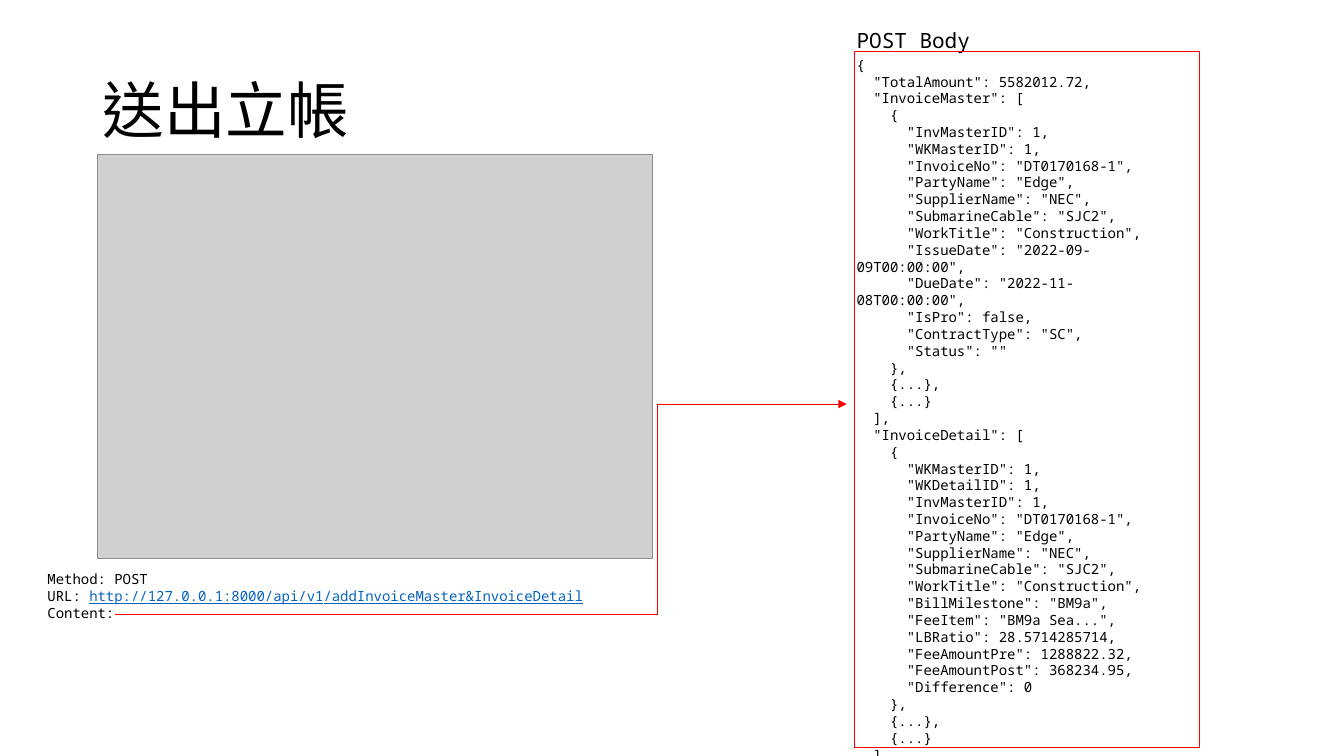
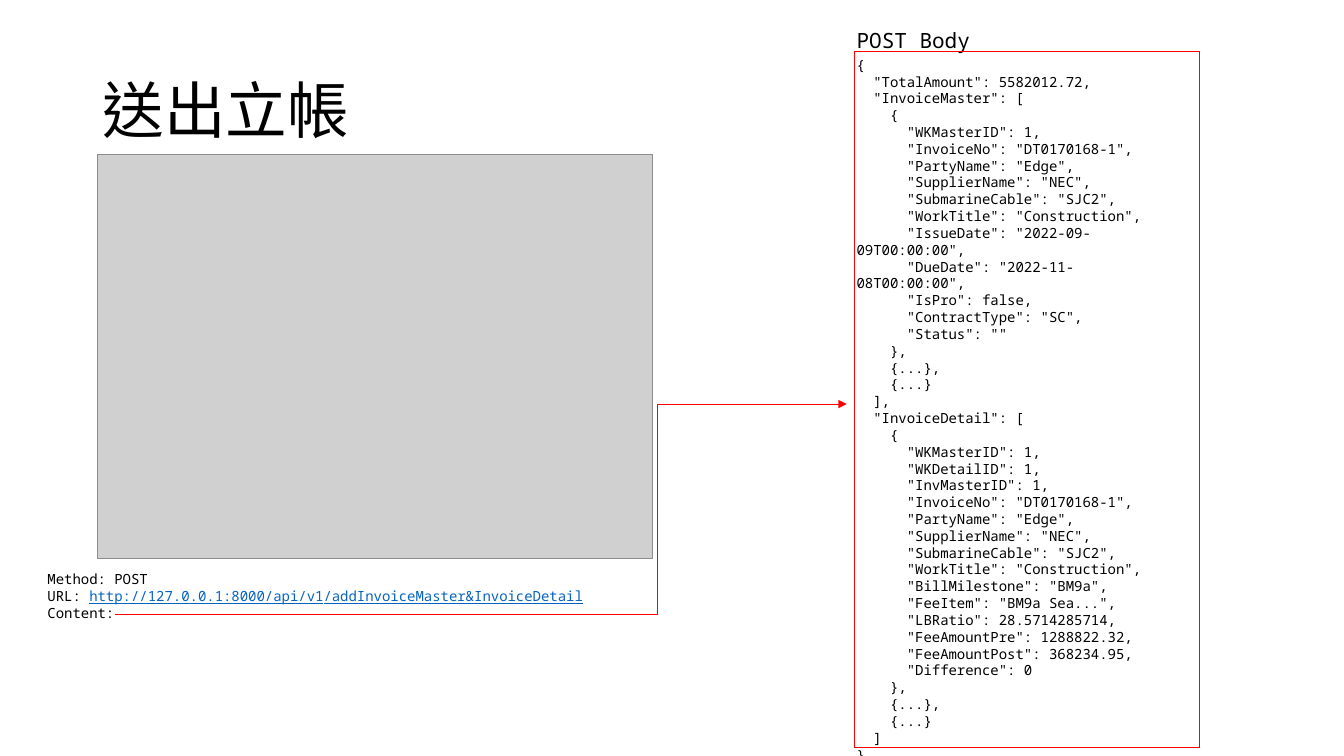
Before and after one commit to appletime81/cbp-sys-api, a slide deck: slide 4 of CBP專案/發票主檔&發票明細檔API.pptx. Drawn at 1344x756 pixels with LibreOffice and Linux fonts; fonts in the diff are those of the drawing; grey boxes stand for pictures. Boxes give left, top, right and bottom in pixels: in the first picture for what was removed or moved away, otherwise in the second. Text is boxed around its words. In the diff, an @@ line names an element or a change of style, - is before the commit and + after.

```diff
--- a/CBP專案/發票主檔&發票明細檔API.pptx
+++ b/CBP專案/發票主檔&發票明細檔API.pptx
@@ text at (907, 127, 1049, 139): paragraph removed @@
-"InvMasterID": 1,
```
Also in this commit, not shown: 1 other slide changed, 5 other files.
